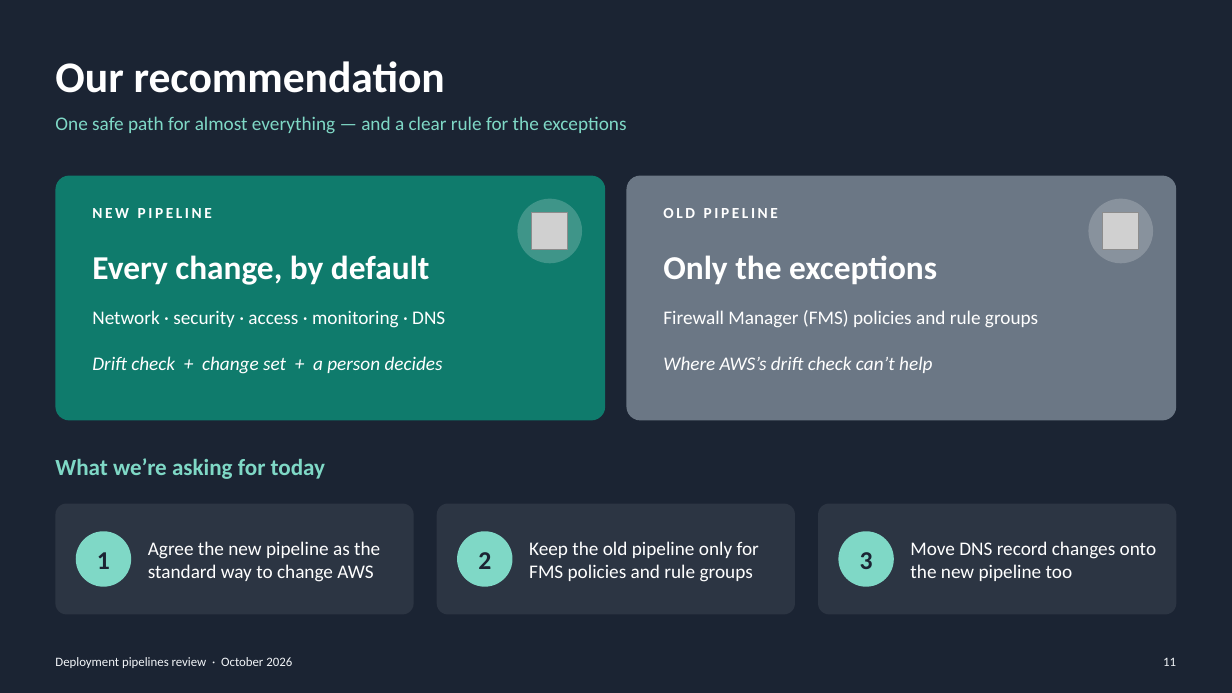
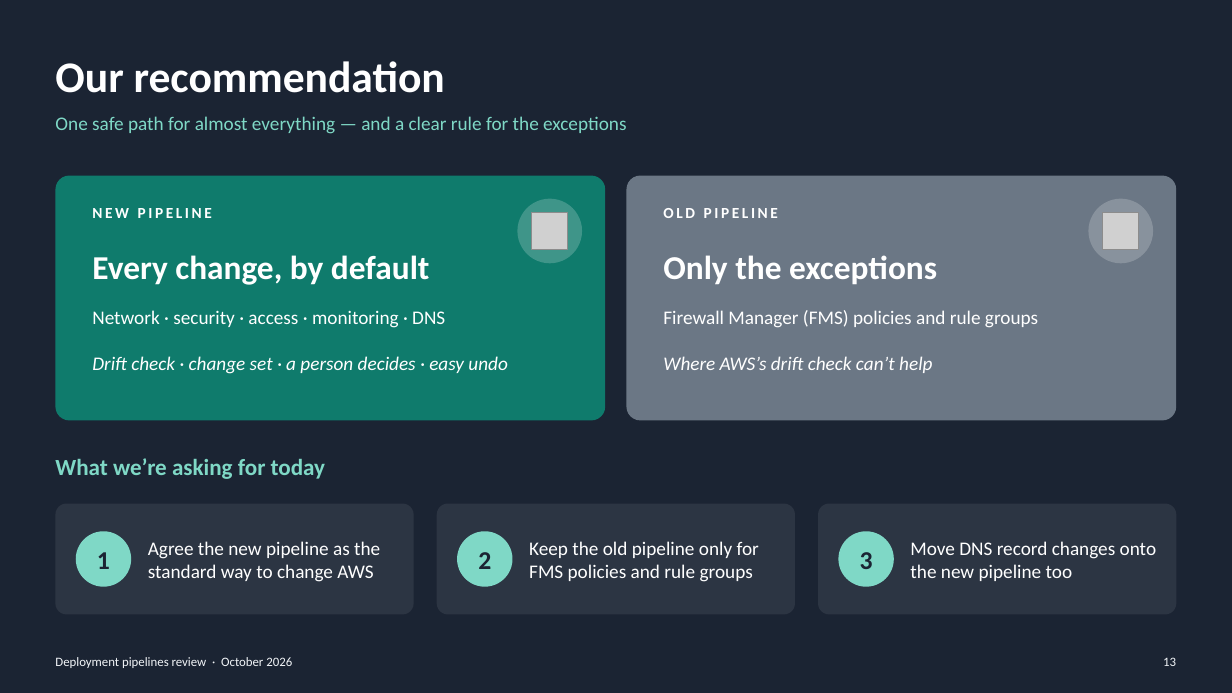
Before and after one commit to kunalshrivastavapune25/githubactions, a slide deck: slide 13 of pipeline/3pipepine/Deployment_Pipelines_Review.pptx (slide 11 before the commit). Drawn at 1232x693 pixels with LibreOffice and Linux fonts; fonts in the diff are those of the drawing; grey boxes stand for pictures. Boxes give left, top, right and bottom in pixels: in the first picture for what was removed or moved away, otherwise in the second. Text is boxed around its words. In the diff, an @@ line names an element or a change of style, - is before the commit and + after.

```diff
--- a/pipeline/3pipepine/Deployment_Pipelines_Review.pptx
+++ b/pipeline/3pipepine/Deployment_Pipelines_Review.pptx
@@ text at <box>92,356,508,374</box>: text changed @@
-Drift check + change set + a person decides
+Drift check · change set · a person decides · easy undo
@@ page number at <box>1163,657,1176,666</box>: text changed @@
-11
+13
```
Also in this commit, not shown: 4 other slides changed, 2 slides added.
